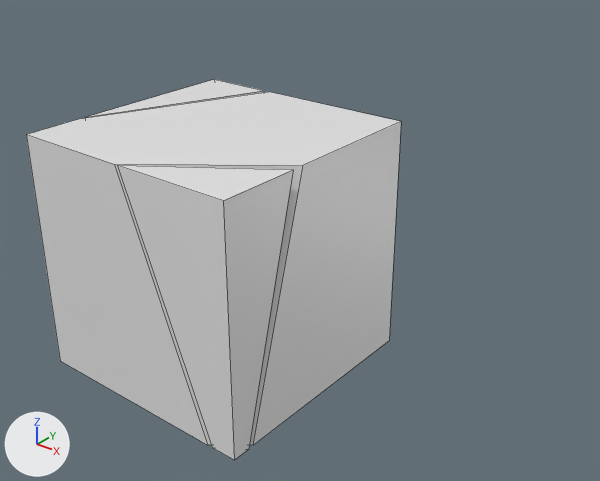
Two versions of the Blender file assets/run.blend, one commit apart.
Rendered twice from a 50 mm camera at (2.13, -3.11, 1.49) aimed at (-0.1, -0.33, -0.24). Lighting does not change. The marker at lower left points along +X, +Y and +Z. Mesh edges are drawn as thin lines.
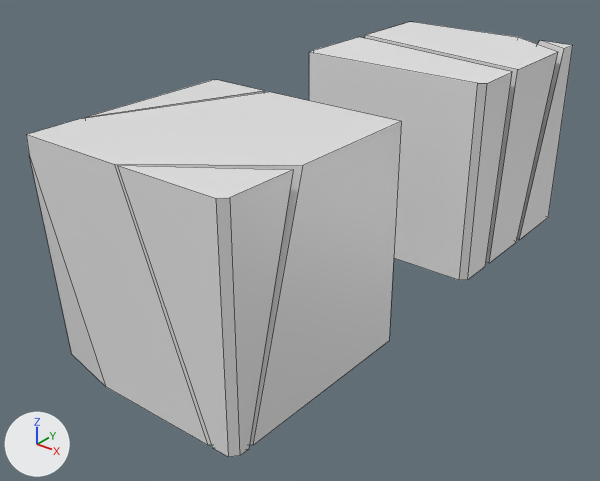
Where the change shows, as pixel boxes (x1, y1, x2, y2) in the pictures (600 x 481 px; the box of a moved part takes in the faces that stretch with it):
'box', reshaped: before (26, 79, 401, 460); after (26, 80, 401, 457)
'box2', added: after (309, 22, 573, 280)
part 1 of me_box, moved or reshaped: before (26, 79, 293, 460); after (26, 80, 293, 457)

Diff of the bpy script that builds the scene:
```diff
--- a/assets/run.blend.py
+++ b/assets/run.blend.py
@@ me_box @@
 # used by ob_box; location = (0.0, -0.944, 0.0)
-me_box.from_pydata(...)  # 24 vertices, 18 faces; spans x -0.5..0.5, y -0.5..0.5, z -0.5..0.5
+me_box.from_pydata(...)  # 30 vertices, 21 faces; spans x -0.5..0.5, y -0.5..0.5, z -0.5..0.5
+# me_box part 1
+# 5 vertices are removed from x -0.5..0.5, y -0.5..0.5, z -0.5..0.5
+# 11 faces are deleted
+# 11 vertices are added at x -0.5..0.5, y -0.5..0.5, z -0.5..0.5
+# 14 new faces join them
 me_box.materials.append(mat_material)
@@ me_box2 @@
+me_box2.from_pydata(...)  # 30 vertices, 21 faces; spans x -0.5..0.5, y -0.5..0.5, z -0.5..0.5
@@ ob_box2 @@
+ob_box2 = bpy.data.objects.new('box2', me_box2)
+ob_box2.location = (0.0, 0.741, 0.0)
```
